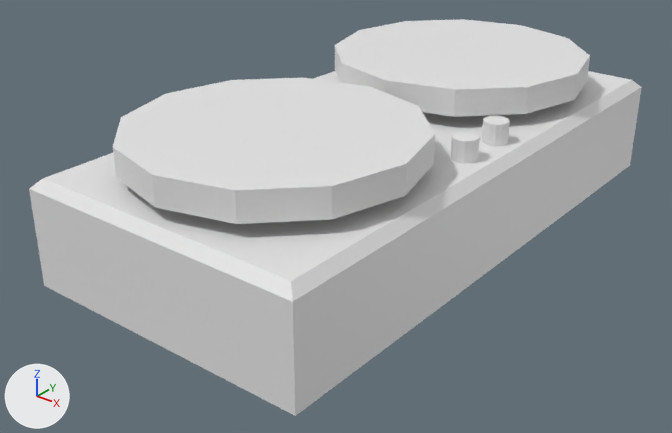
Renders of the FBX model Assets/Models/Equipment/electricStove2.fbx from each side of a commit.
One viewpoint serves both versions: a 50 mm camera at (3.42, -4.71, 2.48) aimed at (-0.26, -0.11, -0.38). The lights are fixed; the arrows at lower left show +X, +Y and +Z. Where no turn or scale is listed for an object, it has been applied to the vertices.
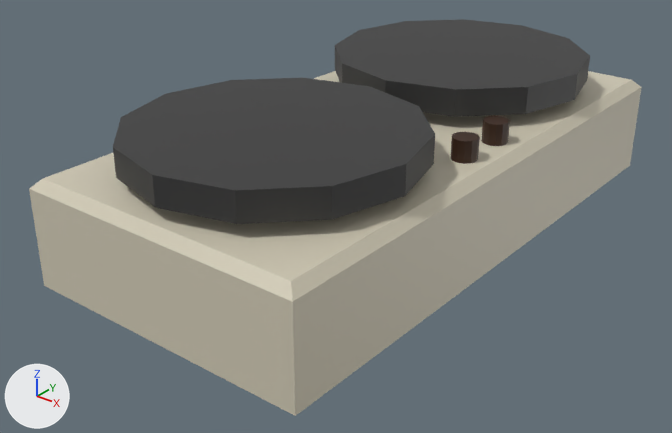
The change in detail:
Material 'Material' (mat_material) changes colour from white #e7e7e7 to light grey #d3ccb7; in linear values from (0.8, 0.8, 0.8) to (0.651, 0.604, 0.474).
Material 'Material.002' (mat_material_002) is new.
Its base color is (0.0369, 0.0369, 0.0369) (black #363636).
Material 'Material.003' (mat_material_003) is new.
Its base color is (0.0369, 0.0116, 0.00273) (brown #361c09).
Material 'Material.001' (mat_material_001) is new.
Its base color is (0.0369, 0.0369, 0.0369) (black #363636).
Material 'Material.004' (mat_material_004) is new.
Its base color is (0.0369, 0.0116, 0.00273) (brown #361c09).
me_cylinder_005 has 24 vertices, 14 faces and spans x -0.082..0.082, y -0.082..0.082, z -0.082..0.082.
me_cylinder_005 now uses material mat_material_003 (brown #361c09).
me_cylinder_002 has 24 vertices, 14 faces and spans x -0.92..0.92, y -0.92..0.92, z -0.09..0.09.
me_cylinder_002 now uses material mat_material_001 (black #363636).
me_cylinder_003 has 24 vertices, 14 faces and spans x -0.92..0.92, y -0.92..0.92, z -0.09..0.09.
me_cylinder_003 now uses material mat_material_002 (black #363636).
me_cylinder_004 has 24 vertices, 14 faces and spans x -0.082..0.082, y -0.082..0.082, z -0.082..0.082.
me_cylinder_004 now uses material mat_material_004 (brown #361c09).

Location of each change, (x1, y1, x2, y2) in pixels of the pictures (672 x 433 px):
'Cube', recoloured: (29, 71, 642, 416) in both
'Cylinder.003', recoloured (white to grey): (113, 78, 435, 224) in both
'Cylinder.002', recoloured (white to grey): (335, 19, 590, 117) in both
'Cylinder.004', recoloured (grey to brown): (451, 132, 480, 164) in both
'Cylinder.005', recoloured (grey to brown): (481, 116, 510, 146) in both
